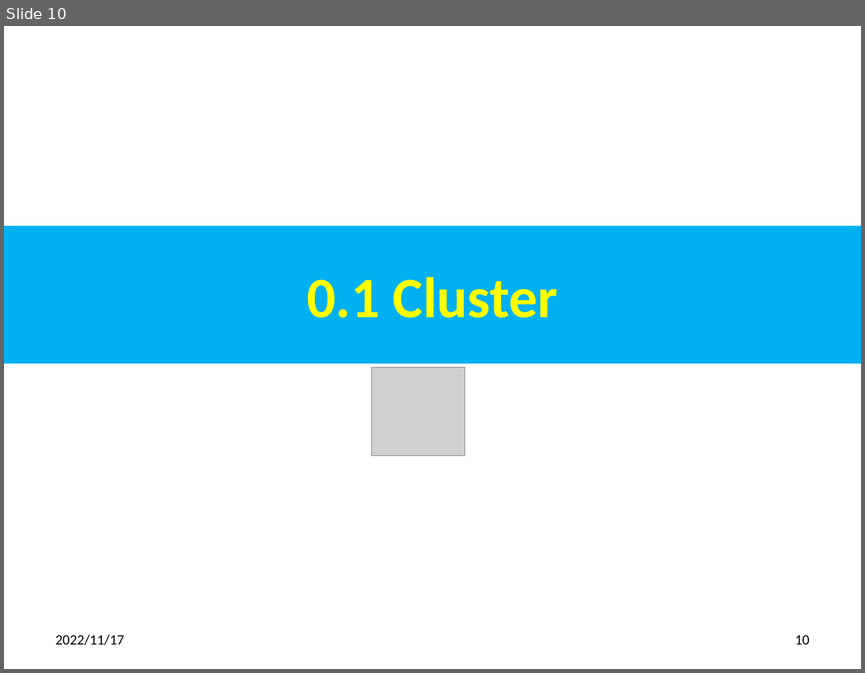
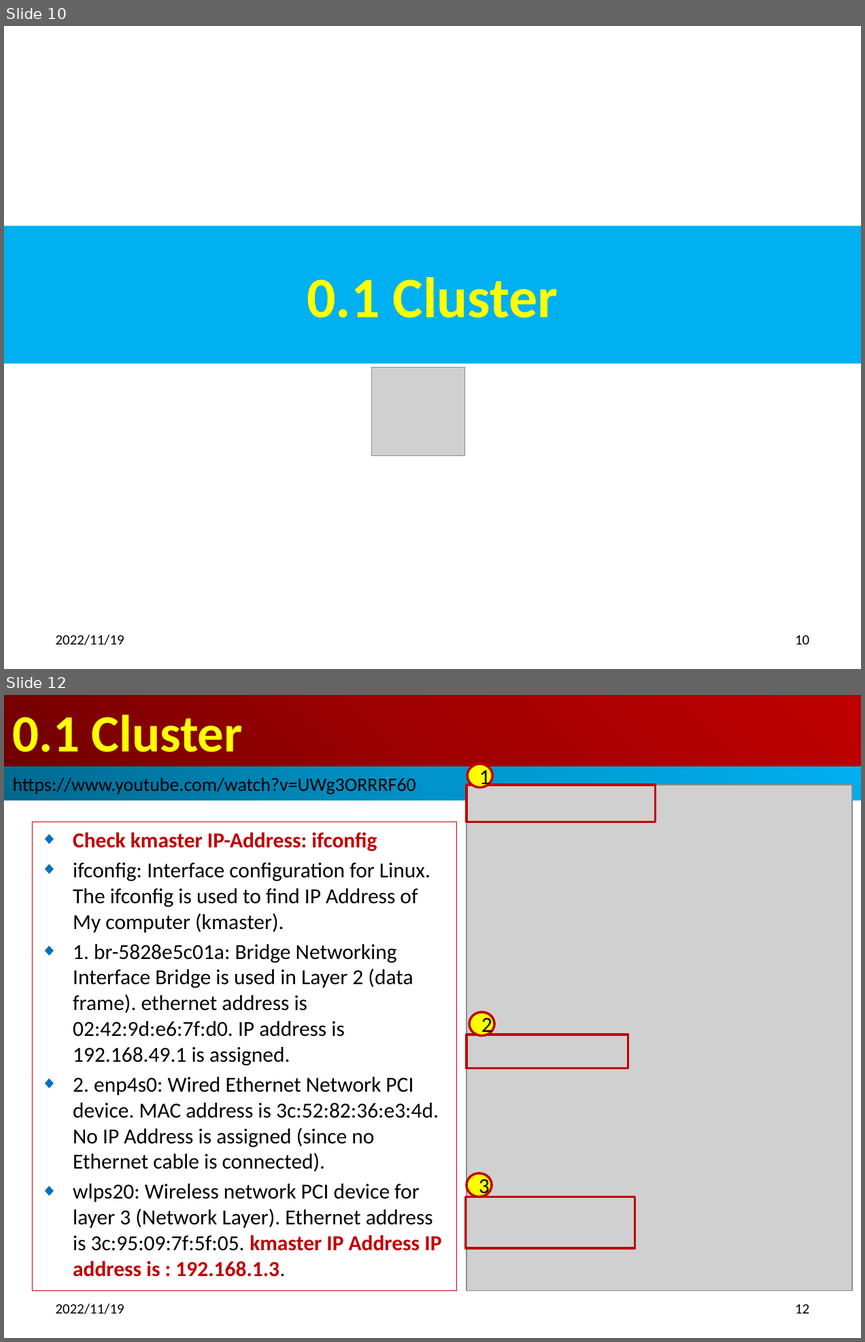
Before and after one commit to peterhchen/900_Kubernetes, a slide deck: 001_00_Install_Kubernetes.pptx. Shown one above the other, each under a label of ours: slide 10 before the commit, slides 10 and 12 after it; the slides between them are not shown. The pictures are 865x673 and 865x1342 pixels, drawn with LibreOffice and Linux fonts; fonts in the diff are those of the drawing; grey boxes stand for pictures. Boxes give left, top, right and bottom in pixels: in the first picture for what was removed or moved away, otherwise in the second. Text is boxed around its words. In the diff, an @@ line names an element or a change of style, - is before the commit and + after.

```diff
--- a/001_00_Install_Kubernetes.pptx
+++ b/001_00_Install_Kubernetes.pptx
@@ slide 12 added at [4,695,861,1338], background #FFFFFF @@
@@ title added at [4,695,861,767], fill gradient #720000 to #A20000 to #C00000, 44 pt, text #FFFF00, bold @@
+0.1 Cluster
@@ rectangle added at [4,767,861,800], fill gradient #00688E to #0094CA to #00B0F0, 16 pt, text #000000 @@
+https://www.youtube.com/watch?v=UWg3ORRRF60
@@ ellipse added at [468,764,492,787], fill #FFFF00, outline #C00000 2 pt, 18 pt, text #000000 @@
+1
@@ picture added at [466,785,852,1291] @@
@@ rectangle added at [466,785,655,821], outline #C00000 2 pt @@
@@ subtitle added at [33,821,456,1291], outline #C00000 0.75 pt, 18 pt, text #000000 @@
+◆ Check kmaster IP-Address: ifconfig
+◆ ifconfig: Interface configuration for Linux. The ifconfig is used to find IP Address of My computer (kmaster).
+◆ 1. br-5828e5c01a: Bridge Networking Interface Bridge is used in Layer 2 (data frame). ethernet address is 02:42:9d:e6:7f:d0. IP address is 192.168.49.1 is assigned.
+◆ 2. enp4s0: Wired Ethernet Network PCI device. MAC address is 3c:52:82:36:e3:4d. No IP Address is assigned (since no Ethernet cable is connected).
+◆ wlps20: Wireless network PCI device for layer 3 (Network Layer). Ethernet address is 3c:95:09:7f:5f:05. kmaster IP Address IP address is : 192.168.1.3.
@@ ellipse added at [469,1012,494,1036], fill #FFFF00, outline #C00000 2 pt, 18 pt, text #000000 @@
+2
@@ rectangle added at [466,1034,629,1068], outline #C00000 2 pt @@
@@ ellipse added at [466,1173,492,1197], fill #FFFF00, outline #C00000 2 pt, 18 pt, text #000000 @@
+3
@@ rectangle added at [465,1196,634,1248], outline #C00000 2 pt @@
@@ text added at [56,1303,124,1314], 12 pt, text #000000 @@
+2022/11/19
@@ page number added at [795,1304,809,1313], 12 pt, text #000000 @@
+12
@@ slide 10 changed as well @@
@@ text at [56,634,124,645]: text changed @@
-2022/11/17
+2022/11/19
```
Also in this commit, not shown: 11 other slides changed, 11 other slides added.
